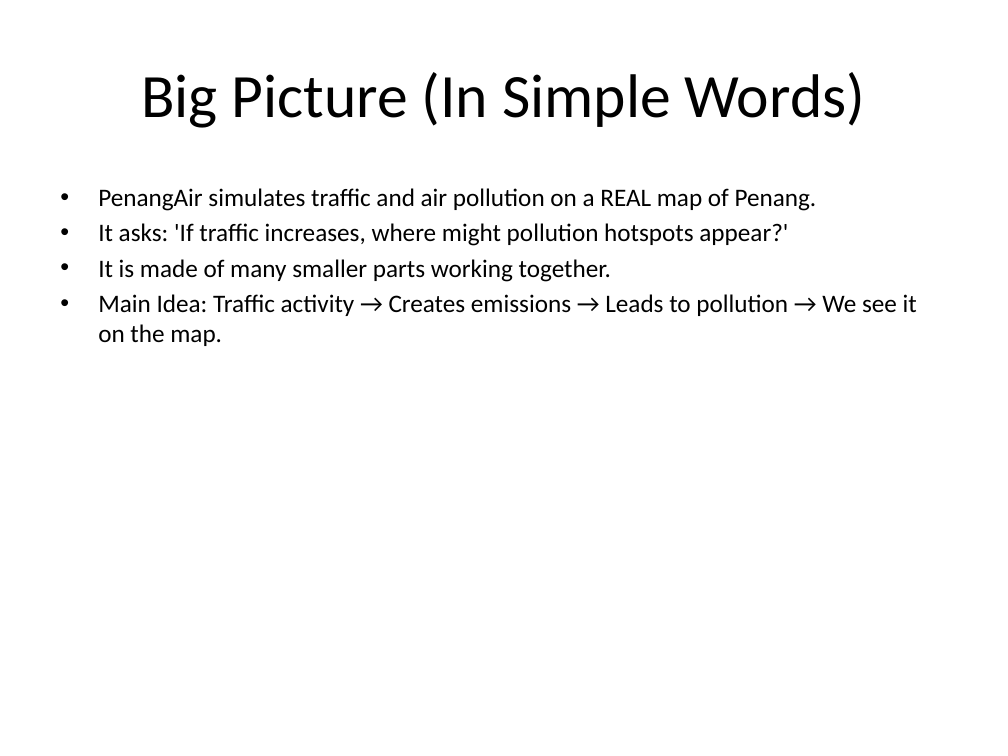
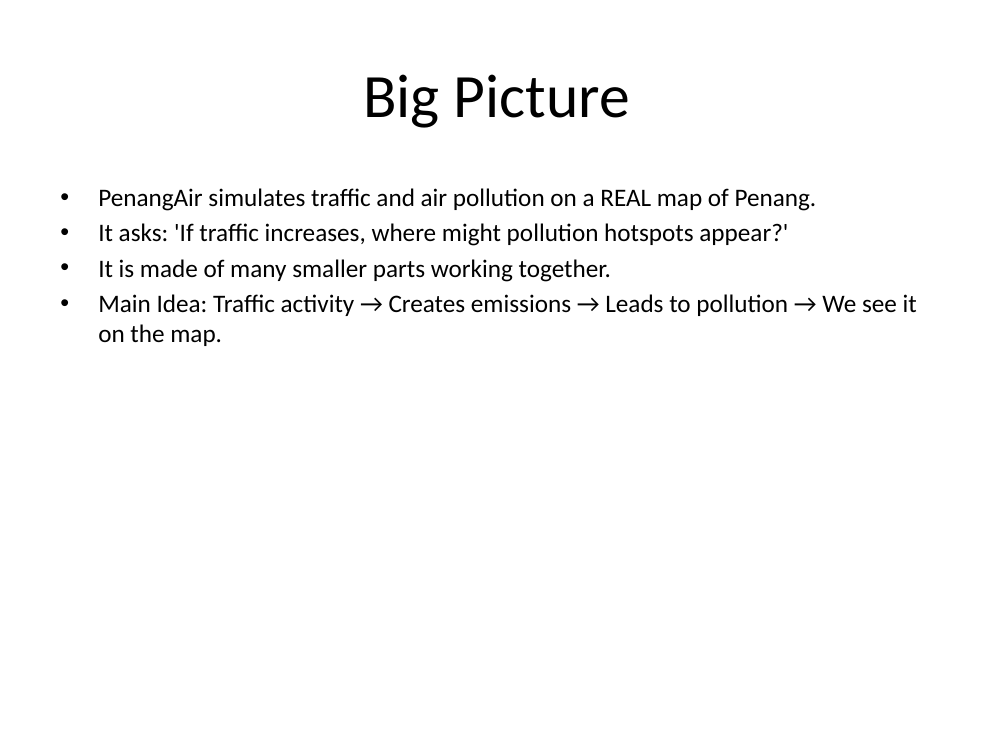
Before and after one commit to hqnghi88/PenangAir, a slide deck: slide 3 of PenangAir_Tutorial_NonProgrammer_Fixed.pptx. Drawn at 1008x756 pixels with LibreOffice and Linux fonts; fonts in the diff are those of the drawing. Boxes give left, top, right and bottom in pixels: in the first picture for what was removed or moved away, otherwise in the second. Text is boxed around its words. In the diff, an @@ line names an element or a change of style, - is before the commit and + after.

```diff
--- a/PenangAir_Tutorial_NonProgrammer_Fixed.pptx
+++ b/PenangAir_Tutorial_NonProgrammer_Fixed.pptx
@@ title at box(363, 74, 630, 128): text changed @@
-Big Picture (In Simple Words)
+Big Picture
```
Also in this commit, not shown: 21 other slides changed, 1 slide added, 3 slides removed, 4 other files.
